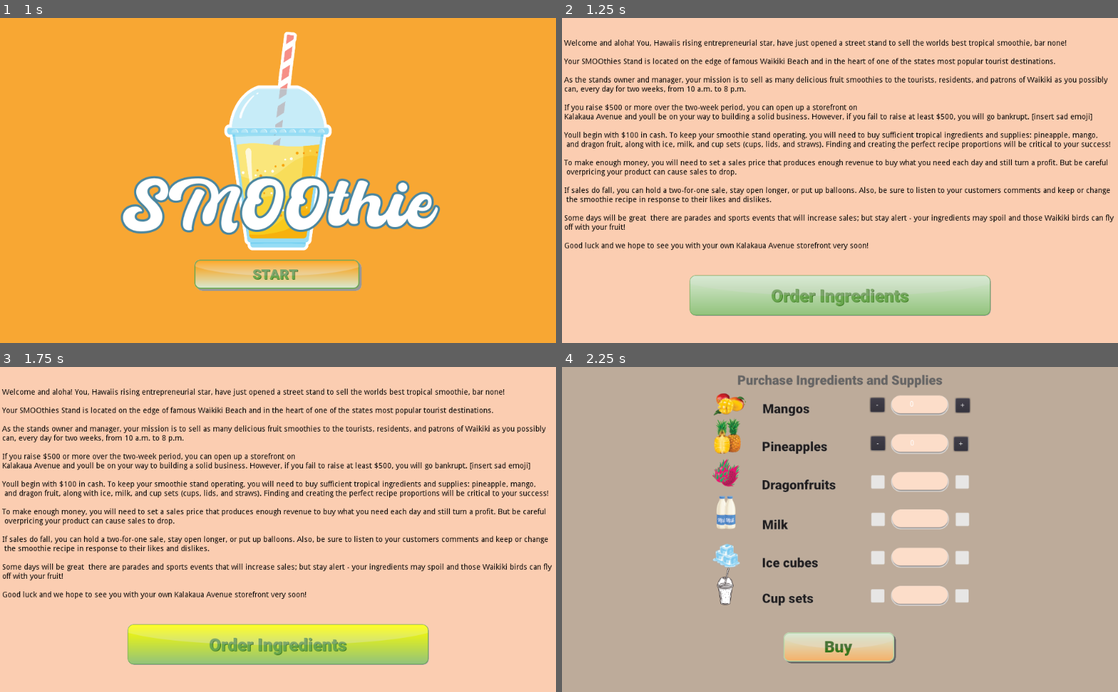
Above: before the commit, frames 1-4 (two rows, left to right).
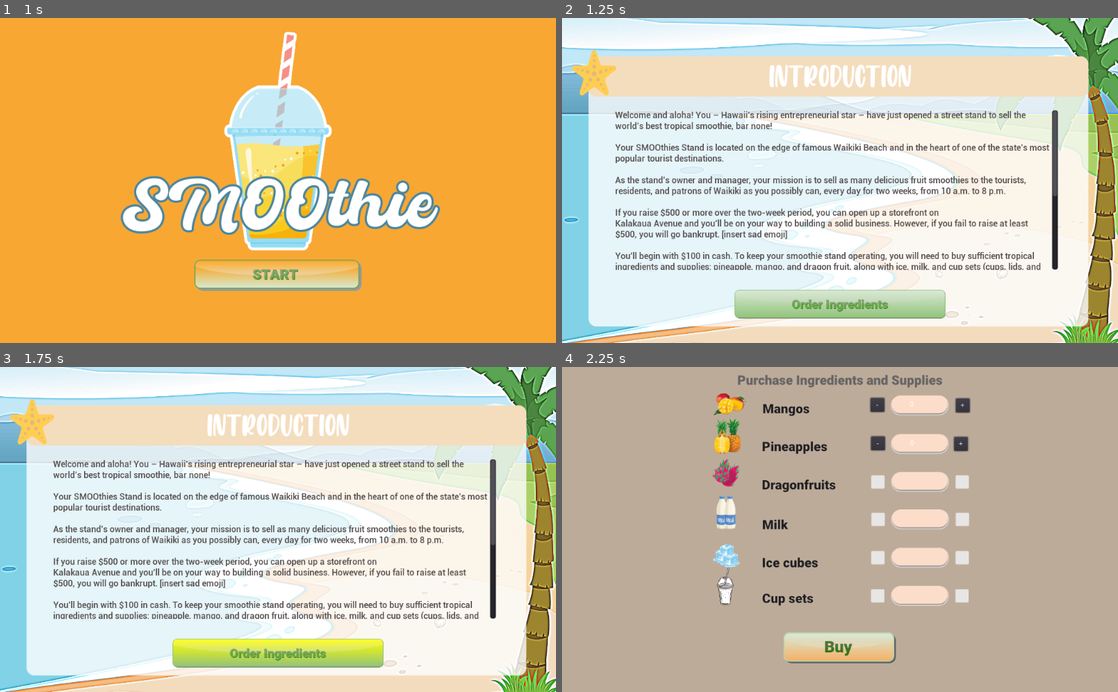
Above: after the commit, the same moments.

Repository: thepriscillawang/SMOOthies
Game: Godot game, scene res://Scenes/Main.tscn
Two runs of this game, one before a commit and one after it. Both use one fixed random seed, a clock stepped at 60 frames per second and the inputs below. Sound files missing from this copy of the repository are replaced by a short silence.
Inputs (mouse positions are in pixels of both pictures, inside the frame that each line leads up to; where the layout moved, square brackets give the same spot in the first picture):
- Up to frame 1 (1 s): click (278, 274) at 0.5 s
- Up to frame 2 (1.25 s): no input
- Up to frame 3 (1.75 s): click (278, 653) [278, 643] at 1.25 s
- Up to frame 4 (2.25 s): click (840, 646) at 2 s

Frame 1 is identical in both runs. In frame 2, 87% of the frame differs, in the area x 0-100%, y 0-100%; in frame 3, 88%; in frame 4, nothing differs.

Commit message:
intro page updated

Diff:
--- a/src/SMOOthies/Scenes/Intro.tscn
+++ b/src/SMOOthies/Scenes/Intro.tscn
@@ -1,9 +1,20 @@
-[gd_scene load_steps=5 format=2]
+[gd_scene load_steps=10 format=2]
 
 [ext_resource path="res://images/button_order-ingredients.png" type="Texture" id=1]
 [ext_resource path="res://images/button_order-ingredients_hover.png" type="Texture" id=2]
 [ext_resource path="res://Scenes/Intro.gd" type="Script" id=3]
 [ext_resource path="res://sounds/DramaButtonSound.wav" type="AudioStream" id=4]
+[ext_resource path="res://images/IntroBKG1024_r.png" type="Texture" id=5]
+[ext_resource path="res://fonts/roboto/Roboto-Medium.ttf" type="DynamicFontData" id=6]
+[ext_resource path="res://fonts/honey_mints/Honey Mints.ttf" type="DynamicFontData" id=7]
+
+[sub_resource type="DynamicFont" id=1]
+size = 64
+outline_size = 1
+font_data = ExtResource( 7 )
+
+[sub_resource type="DynamicFont" id=2]
+font_data = ExtResource( 6 )
 
 [node name="Intro" type="Node2D"]
 script = ExtResource( 3 )
@@ -11,38 +22,42 @@
 "_edit_vertical_guides_": [ 512.0 ]
 }
 
-[node name="IntroPage" type="ColorRect" parent="."]
+[node name="IntroPage" type="TextureRect" parent="."]
 margin_right = 1024.0
 margin_bottom = 600.0
-color = Color( 0.988235, 0.807843, 0.698039, 1 )
+texture = ExtResource( 5 )
 
-[node name="Label" type="Label" parent="IntroPage"]
-margin_left = 4.0
-margin_top = 40.0
-margin_right = 1025.0
-margin_bottom = 487.0
-custom_colors/font_color = Color( 0, 0, 0, 1 )
-text = "Welcome and aloha! You, Hawaii’s rising entrepreneurial star, have just opened a street stand to sell the world’s best tropical smoothie, bar none!
+[node name="IntroTitle" type="Label" parent="IntroPage"]
+margin_left = 381.0
+margin_top = 71.0
+margin_right = 644.0
+margin_bottom = 136.0
+custom_fonts/font = SubResource( 1 )
+text = "Introduction"
+
+[node name="Premises" type="RichTextLabel" parent="IntroPage"]
+margin_left = 98.0
+margin_top = 170.0
+margin_right = 914.0
+margin_bottom = 465.0
+custom_colors/default_color = Color( 0.337255, 0.305882, 0.305882, 1 )
+custom_fonts/normal_font = SubResource( 2 )
+text = "Welcome and aloha! You – Hawaii’s rising entrepreneurial star – have just opened a street stand to sell the world’s best tropical smoothie, bar none!
 
 Your SMOOthies Stand is located on the edge of famous Waikiki Beach and in the heart of one of the state’s most popular tourist destinations.
 
-As the stand’s owner and manager, your mission is to sell as many delicious fruit smoothies to the tourists, residents, and patrons of Waikiki as you possibly
-can, every day for two weeks, from 10 a.m. to 8 p.m.
+As the stand’s owner and manager, your mission is to sell as many delicious fruit smoothies to the tourists, residents, and patrons of Waikiki as you possibly can, every day for two weeks, from 10 a.m. to 8 p.m.
 
 If you raise $500 or more over the two-week period, you can open up a storefront on
 Kalakaua Avenue and you’ll be on your way to building a solid business. However, if you fail to raise at least $500, you will go bankrupt. [insert sad emoji]
 
-You’ll begin with $100 in cash. To keep your smoothie stand operating, you will need to buy sufficient tropical ingredients and supplies: pineapple, mango,
- and dragon fruit, along with ice, milk, and cup sets (cups, lids, and straws). Finding and creating the perfect recipe proportions will be critical to your success!
+You’ll begin with $100 in cash. To keep your smoothie stand operating, you will need to buy sufficient tropical ingredients and supplies: pineapple, mango, and dragon fruit, along with ice, milk, and cup sets (cups, lids, and straws). Finding and creating the perfect recipe proportions will be critical to your success!
 
-To make enough money, you will need to set a sales price that produces enough revenue to buy what you need each day and still turn a profit. But be careful –
- overpricing your product can cause sales to drop.
+To make enough money, you will need to set a sales price that produces enough revenue to buy what you need each day and still turn a profit. But be careful – overpricing your product can cause sales to drop.
 
-If sales do fall, you can hold a two-for-one sale, stay open longer, or put up balloons. Also, be sure to listen to your customers’ comments and keep or change
- the smoothie recipe in response to their likes and dislikes.
+If sales do fall, you can hold a two-for-one sale, stay open longer, or put up balloons. Also, be sure to listen to your customers’ comments and keep or change the smoothie recipe in response to their likes and dislikes.
 
-Some days will be great – there are parades and sports events that will increase sales; but stay alert - your ingredients may spoil and those Waikiki birds can fly
-off with your fruit!
+Some days will be great – there are parades and sports events that will increase sales; but stay alert - your ingredients may spoil and those Waikiki birds can fly off with your fruit!
 
 Good luck and we hope to see you with your own Kalakaua Avenue storefront very soon!
 "
@@ -51,10 +66,11 @@
 stream = ExtResource( 4 )
 
 [node name="Order" type="TextureButton" parent="."]
-margin_left = 235.0
-margin_top = 475.0
-margin_right = 790.0
-margin_bottom = 550.0
+margin_left = 318.0
+margin_top = 502.0
+margin_right = 873.0
+margin_bottom = 577.0
+rect_scale = Vector2( 0.7, 0.7 )
 action_mode = 0
 texture_normal = ExtResource( 1 )
 texture_pressed = ExtResource( 1 )
Binary file added: src/SMOOthies/images/IntroBKG1024.png
Not shown, added: src/SMOOthies/images/IntroBKG1024.png.import
Binary file added: src/SMOOthies/images/IntroBKG1024_r.png
Not shown, added: src/SMOOthies/images/IntroBKG1024_r.png.import
Not shown, changed: .DS_Store
Not shown, added: src/.DS_Store
Not shown, changed: src/SMOOthies/.DS_Store
